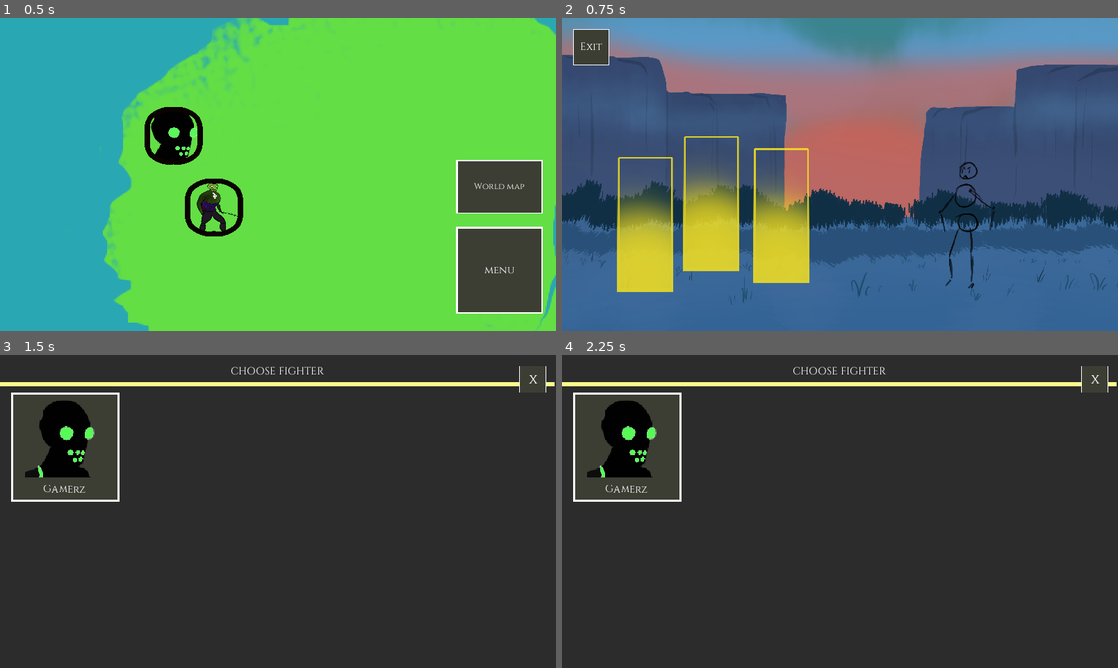
Above: before the commit, frames 1-4 (two rows, left to right).
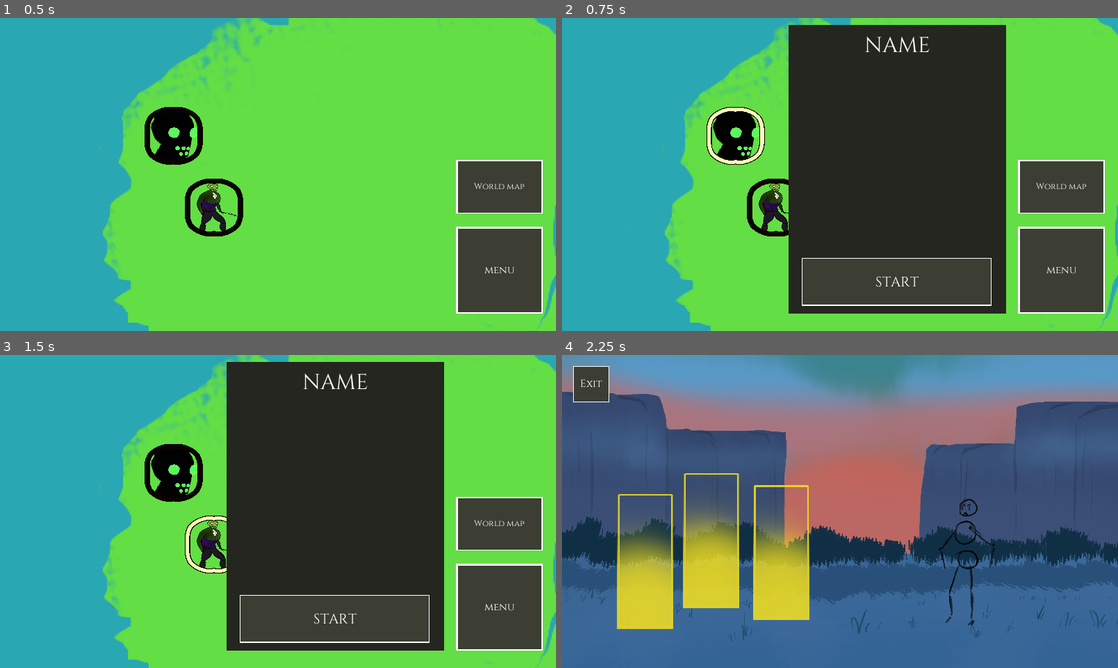
Above: after the commit, the same moments.

Repository: MarkZagors/Idle-Eden
Game: Godot game, scene res://Regions/StartingZone.tscn
The game is run twice, just before and just after one commit, with the same random seed, the same clock (stepped at 60 frames per second) and the same inputs. This scene is started directly instead of the project's main scene. The engine's default icon, where the game draws it, is replaced by a stand-in: a white triangle on a blue panel in a dark square.
Inputs (mouse positions are in pixels of both pictures, inside the frame that each line leads up to):
- Up to frame 1 (0.5 s): no input
- Up to frame 2 (0.75 s): click "Dagger of gamer(1)" at 0.5 s
- Up to frame 3 (1.5 s): click (211, 545) at 1.25 s, where only the run after the commit has a clickable "Dagger of gamer(1)"
- Up to frame 4 (2.25 s): click (895, 617) at 2 s, where only the run after the commit has a clickable "START"

Frame 1 is identical in both runs. In frame 2, 100% of the frame differs, in the area x 0-100%, y 0-100%; in frame 3, 59%; in frame 4, 99%.

Commit message:
lock screen start

Diff:
--- a/MainNavigation/BattleButton.tscn
+++ b/MainNavigation/BattleButton.tscn
@@ -124,5 +124,3 @@
 
 [node name="AnimationPlayer" type="AnimationPlayer" parent="DropLabel"]
 anims/Drop = SubResource( 4 )
-
-[connection signal="pressed" from="." to="." method="gotoEncounter"]
--- a/Regions/RegionEncounter.gd
+++ b/Regions/RegionEncounter.gd
@@ -4,12 +4,17 @@
 var tickCurr = 0.0
 
 export var encounter : Resource = null
+var screen_encounter : ColorRect = null
+var mainNode : Control = null
 var locked : bool = false
 var lock : Lock = null
 
 func _ready():
+	screen_encounter = get_node("../UIMap/EncounterScreen")
+	mainNode = get_node("..")
 	get_node("IconContainer/TextureRect").texture = encounter.icon
 	var _err = Controller.connect("lock_complete_signal",self,"lockComplete")
+	var _err2 = connect("pressed",self,"openEncounter")
 	checkLock()
 
 func _process(delta):
@@ -44,8 +49,12 @@
 func updateLocked() -> void:
 	get_node("LockProgress").value = lock.timeCurrent
 
-func gotoEncounter() -> void:
+func openEncounter() -> void:
+	screen_encounter.visible = true
+	screen_encounter.get_node("StartButton").visible = false
+	screen_encounter.get_node("EndButton").visible = false
 	if locked:
-		return
-	Controller.transferEncounter = encounter
-	var _err = get_tree().change_scene("res://Combat/Combat.tscn")
+		screen_encounter.get_node("EndButton").visible = true
+	else:
+		screen_encounter.get_node("StartButton").visible = true
+	mainNode.encounterSelected = encounter
--- a/Regions/StartingZone.gd
+++ b/Regions/StartingZone.gd
@@ -1,7 +1,16 @@
 extends Control
+
+var encounterSelected : Encounter = null
 
 #func gotoBattle1():
 #	var _err = get_tree().change_scene("res://Combat/Combat.tscn")
 #
 func gotoWorldMap():
 	var _err = get_tree().change_scene("res://MainNavigation/WorldMap.tscn")
+
+func gotoEncounter() -> void:
+	Controller.transferEncounter = encounterSelected
+	var _err = get_tree().change_scene("res://Combat/Combat.tscn")
+
+func endLock() -> void:
+	print("end")
--- a/Regions/StartingZone.tscn
+++ b/Regions/StartingZone.tscn
@@ -1,8 +1,10 @@
-[gd_scene load_steps=10 format=2]
+[gd_scene load_steps=14 format=2]
 
 [ext_resource path="res://MainNavigation/BattleButton.tscn" type="PackedScene" id=1]
 [ext_resource path="res://Database/Encounters/medium.tres" type="Resource" id=2]
 [ext_resource path="res://SPRITES/Backgrounds/world1.png" type="Texture" id=3]
+[ext_resource path="res://SPRITES/UI/ButtonLong1Hover.png" type="Texture" id=4]
+[ext_resource path="res://SPRITES/UI/ButtonLong1.png" type="Texture" id=5]
 [ext_resource path="res://MainNavigation/UIMap.tscn" type="PackedScene" id=6]
 [ext_resource path="res://Regions/StartingZone.gd" type="Script" id=7]
 [ext_resource path="res://SPRITES/UI/SlotHoverl1.png" type="Texture" id=8]
@@ -11,6 +13,14 @@
 
 [sub_resource type="DynamicFont" id=1]
 size = 20
+font_data = ExtResource( 10 )
+
+[sub_resource type="DynamicFont" id=2]
+size = 50
+font_data = ExtResource( 10 )
+
+[sub_resource type="DynamicFont" id=3]
+size = 32
 font_data = ExtResource( 10 )
 
 [node name="StartingZone" type="Control"]
@@ -49,6 +59,74 @@
 align = 1
 valign = 1
 
+[node name="EncounterScreen" type="ColorRect" parent="UIMap"]
+visible = false
+margin_left = 522.0
+margin_top = 16.0
+margin_right = 1023.0
+margin_bottom = 680.0
+color = Color( 0.145098, 0.14902, 0.12549, 1 )
+__meta__ = {
+"_edit_use_anchors_": false
+}
+
+[node name="Label" type="Label" parent="UIMap/EncounterScreen"]
+margin_right = 501.0
+margin_bottom = 94.0
+custom_fonts/font = SubResource( 2 )
+text = "NAME"
+align = 1
+valign = 1
+
+[node name="StartButton" type="TextureButton" parent="UIMap/EncounterScreen"]
+visible = false
+margin_left = 30.0
+margin_top = 536.0
+margin_right = 467.0
+margin_bottom = 646.0
+texture_normal = ExtResource( 5 )
+texture_hover = ExtResource( 4 )
+expand = true
+__meta__ = {
+"_edit_use_anchors_": false
+}
+
+[node name="Label" type="Label" parent="UIMap/EncounterScreen/StartButton"]
+anchor_right = 1.0
+anchor_bottom = 1.0
+custom_fonts/font = SubResource( 3 )
+text = "START"
+align = 1
+valign = 1
+__meta__ = {
+"_edit_use_anchors_": false
+}
+
+[node name="EndButton" type="TextureButton" parent="UIMap/EncounterScreen"]
+visible = false
+self_modulate = Color( 1, 0.529412, 0.529412, 1 )
+margin_left = 30.0
+margin_top = 536.0
+margin_right = 467.0
+margin_bottom = 646.0
+texture_normal = ExtResource( 5 )
+texture_hover = ExtResource( 4 )
+expand = true
+__meta__ = {
+"_edit_use_anchors_": false
+}
+
+[node name="Label" type="Label" parent="UIMap/EncounterScreen/EndButton"]
+anchor_right = 1.0
+anchor_bottom = 1.0
+custom_fonts/font = SubResource( 3 )
+text = "END LOCK"
+align = 1
+valign = 1
+__meta__ = {
+"_edit_use_anchors_": false
+}
+
 [node name="Battle" parent="." instance=ExtResource( 1 )]
 margin_left = 320.463
 margin_top = 198.245
@@ -63,3 +141,5 @@
 encounter = ExtResource( 2 )
 
 [connection signal="pressed" from="UIMap/WorldMapButton" to="." method="gotoWorldMap"]
+[connection signal="pressed" from="UIMap/EncounterScreen/StartButton" to="." method="gotoEncounter"]
+[connection signal="pressed" from="UIMap/EncounterScreen/EndButton" to="." method="endLock"]
